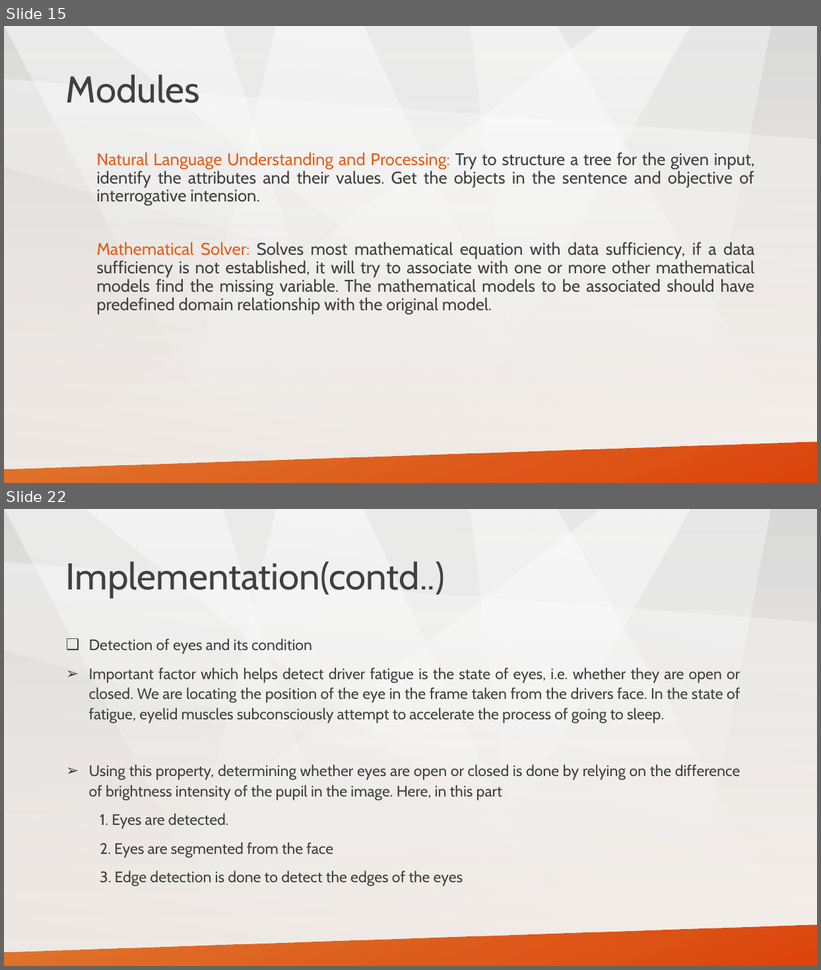
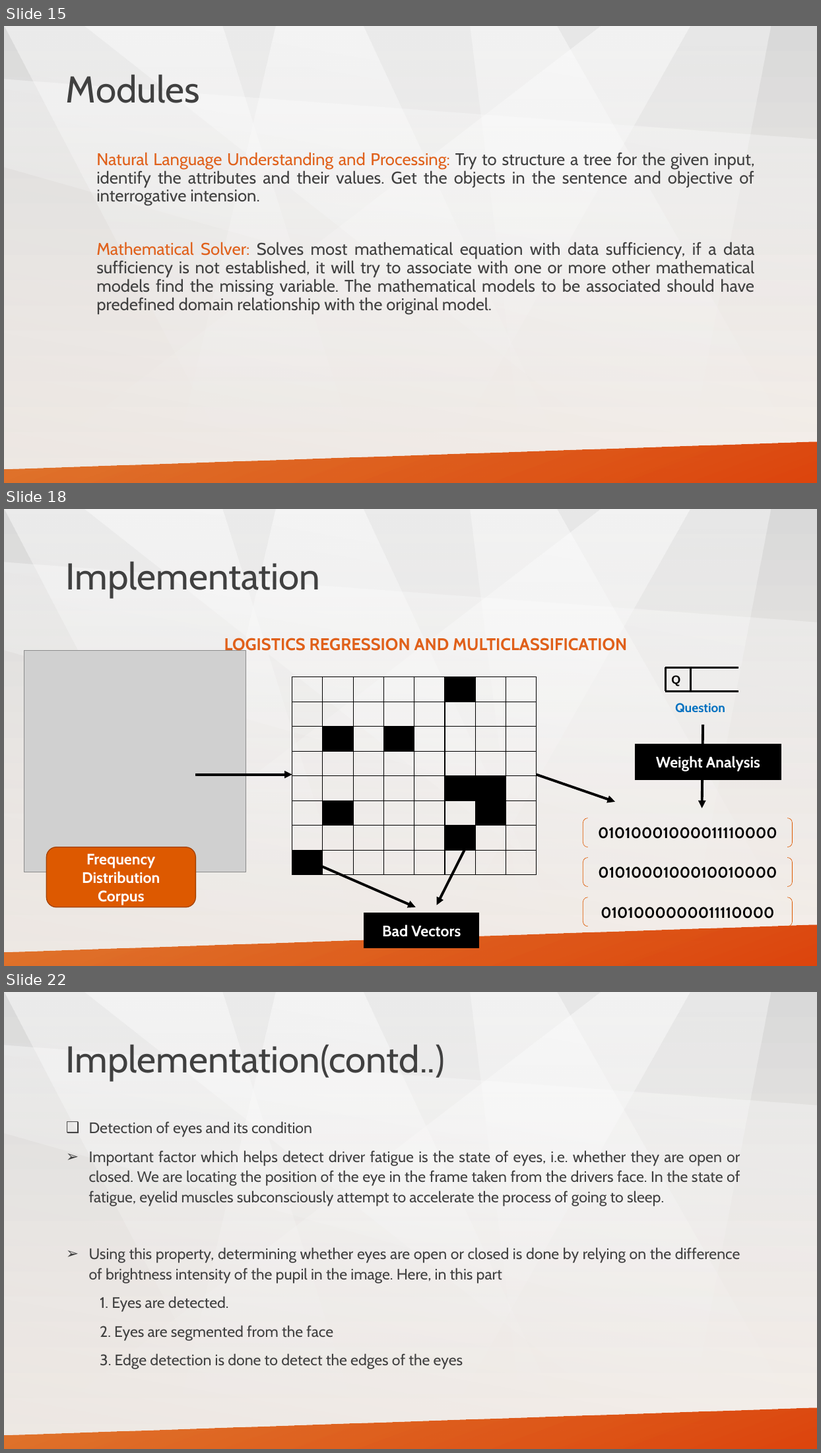
Before and after one commit to tathagatnawadia/Project-YellowPanda, a slide deck: Presentation/project_yellowpanda.pptx. Shown one above the other, each under a label of ours: slides 15 and 22 before the commit, slides 15, 18 and 22 after it; the slides between them are not shown. The pictures are 821x970 and 821x1453 pixels, drawn with LibreOffice and Linux fonts; fonts in the diff are those of the drawing; grey boxes stand for pictures. Boxes give left, top, right and bottom in pixels: in the first picture for what was removed or moved away, otherwise in the second. Text is boxed around its words. In the diff, an @@ line names an element or a change of style, - is before the commit and + after.

```diff
--- a/Presentation/project_yellowpanda.pptx
+++ b/Presentation/project_yellowpanda.pptx
@@ slide 18 added at [4, 509, 817, 966], background gradient #D9D9D9 to #FCF5EF; not listed: 8 template elements that a slide beside it also shows @@
@@ title added at [66, 561, 320, 598], 44 pt, text #404040 @@
+Implementation
@@ text added at [224, 638, 627, 654], 20 pt, text #E0601A, bold @@
+    LOGISTICS REGRESSION AND MULTICLASSIFICATION
@@ picture added at [24, 650, 246, 872] @@
@@ line added from (691, 666) to (691, 691), #000000 2.25 pt @@
@@ table added at [292, 677, 537, 873], 8 rows, 8 columns @@
+ |  |  |  |  |  |  | 
+ |  |  |  |  |  |  | 
+ |  |  |  |  |  |  | 
+ |  |  |  |  |  |  | 
+ |  |  |  |  |  |  | 
+ |  |  |  |  |  |  | 
+ |  |  |  |  |  |  | 
+ |  |  |  |  |  |  | 
@@ line added from (666, 667) to (666, 691), #000000 2.25 pt @@
@@ line added from (666, 667) to (739, 667), #000000 2.25 pt @@
@@ text added at [671, 675, 680, 687], 14 pt, text #000000, bold @@
+Q
@@ line added from (666, 691) to (739, 691), #000000 2.25 pt @@
@@ text added at [675, 703, 725, 713], 15 pt, text #0070C0, bold @@
+Question
@@ arrow added from (703, 725) to (702, 809), #000000 3 pt @@
@@ rectangle added at [636, 745, 781, 780], fill #000000, outline #000000 1 pt, 18 pt, text #FFFFFF, bold @@
+Weight Analysis
@@ arrow added from (195, 775) to (292, 775), #000000 3 pt @@
@@ arrow added from (537, 775) to (615, 802), #000000 3 pt @@
@@ bracket pair added at [583, 819, 793, 848], outline #DD5900 0.5 pt, 18 pt, text #000000, bold @@
+01010001000011110000
@@ rounded rectangle added at [47, 848, 196, 908], fill #DD5900, outline #A34200 1 pt, 18 pt, text #FFFFFF, bold @@
+Frequency Distribution
+Corpus
@@ arrow added from (314, 863) to (416, 908), #000000 3 pt @@
@@ arrow added from (467, 848) to (437, 906), #000000 3 pt @@
@@ bracket pair added at [583, 858, 793, 887], outline #DD5900 0.5 pt, 18 pt, text #000000, bold @@
+0101000100010010000
@@ bracket pair added at [583, 898, 793, 927], outline #DD5900 0.5 pt, 18 pt, text #000000, bold @@
+0101000000011110000
@@ rectangle added at [364, 914, 479, 948], fill #000000, outline #000000 1 pt, 18 pt, text #FFFFFF, bold @@
+Bad Vectors
```
Also in this commit, not shown: 6 slides changed, 3 other slides added, 10 slides removed.
